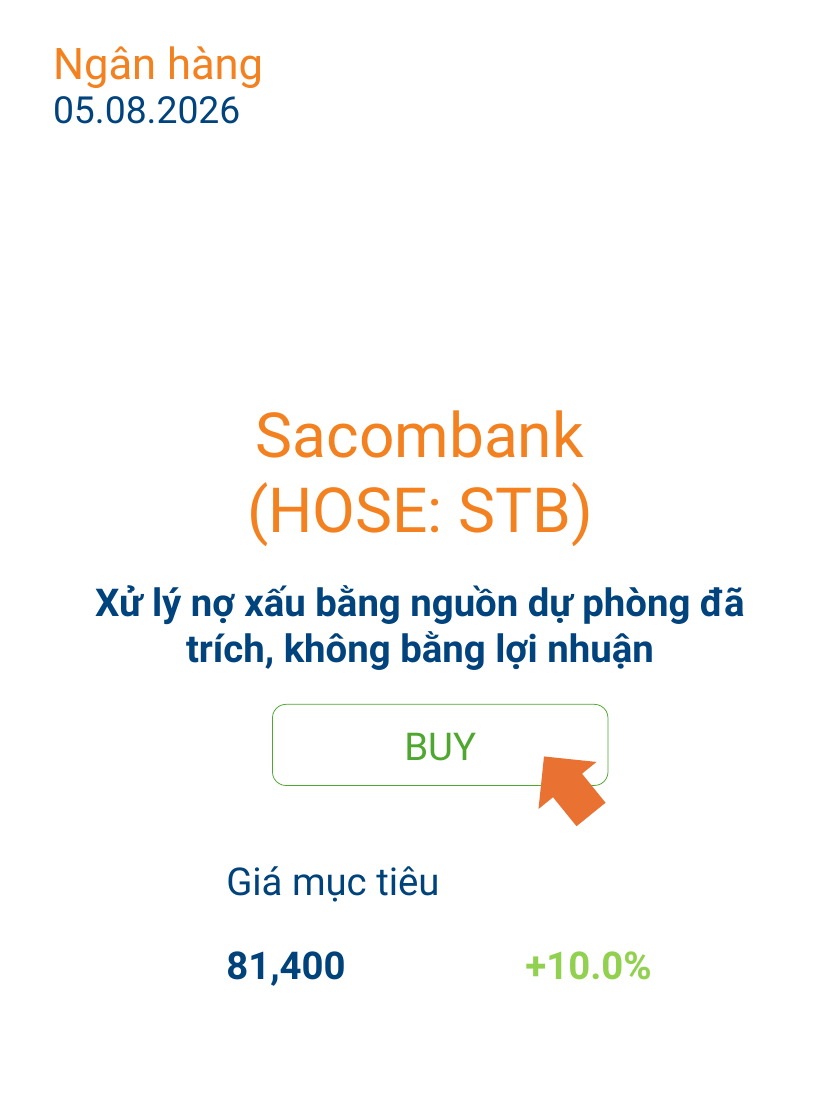
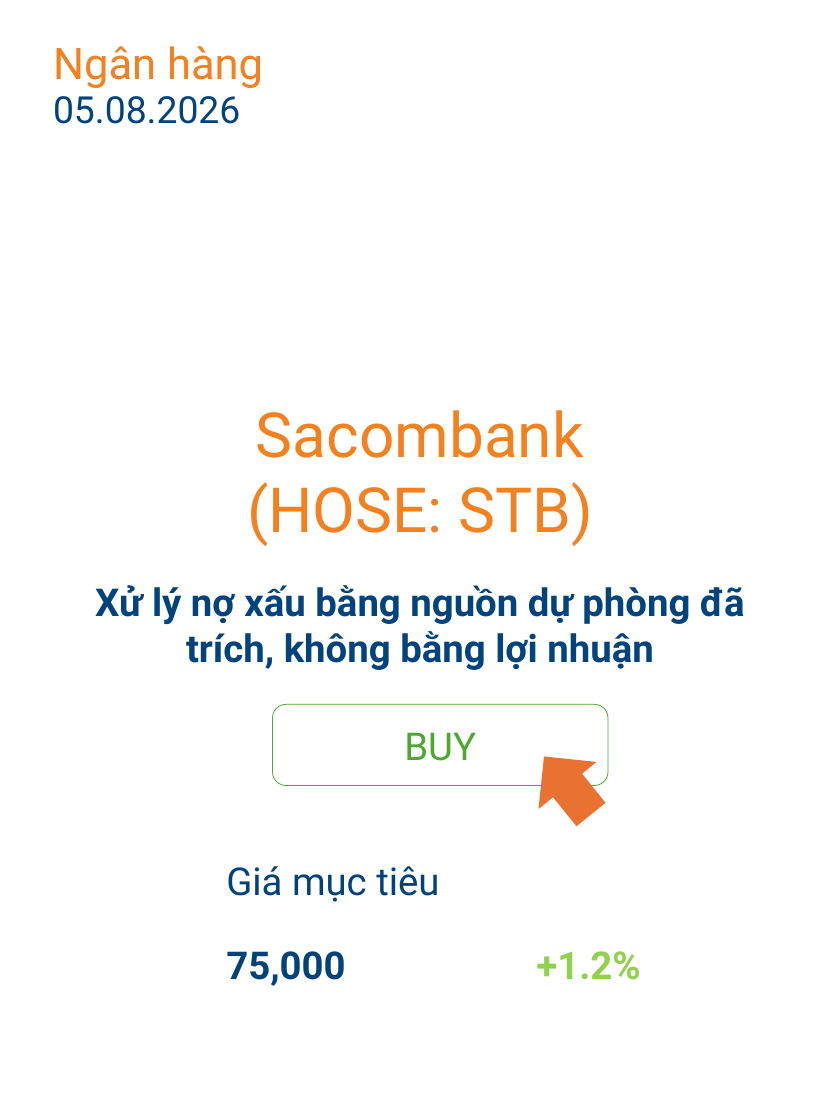
Before and after one commit to datquanton/verbose-guide, a slide deck: slide 6 of MASVN_Mobile_Report_STB_FPT_2Q26_EN_VN.pptx. Drawn at 840x1120 pixels with LibreOffice and Linux fonts; fonts in the diff are those of the drawing; background and template pictures are left out. Boxes give left, top, right and bottom in pixels: in the first picture for what was removed or moved away, otherwise in the second. Text is boxed around its words. In the diff, an @@ line names an element or a change of style, - is before the commit and + after.

```diff
--- a/MASVN_Mobile_Report_STB_FPT_2Q26_EN_VN.pptx
+++ b/MASVN_Mobile_Report_STB_FPT_2Q26_EN_VN.pptx
@@ table at (x1=219, y1=830, x2=663, y2=990) @@
-row 2, column 1: 81,400
+row 2, column 1: 75,000
-row 2, column 2: +10.0%
+row 2, column 2: +1.2%
```
Also in this commit, not shown: 9 other slides changed, 12 other files.
